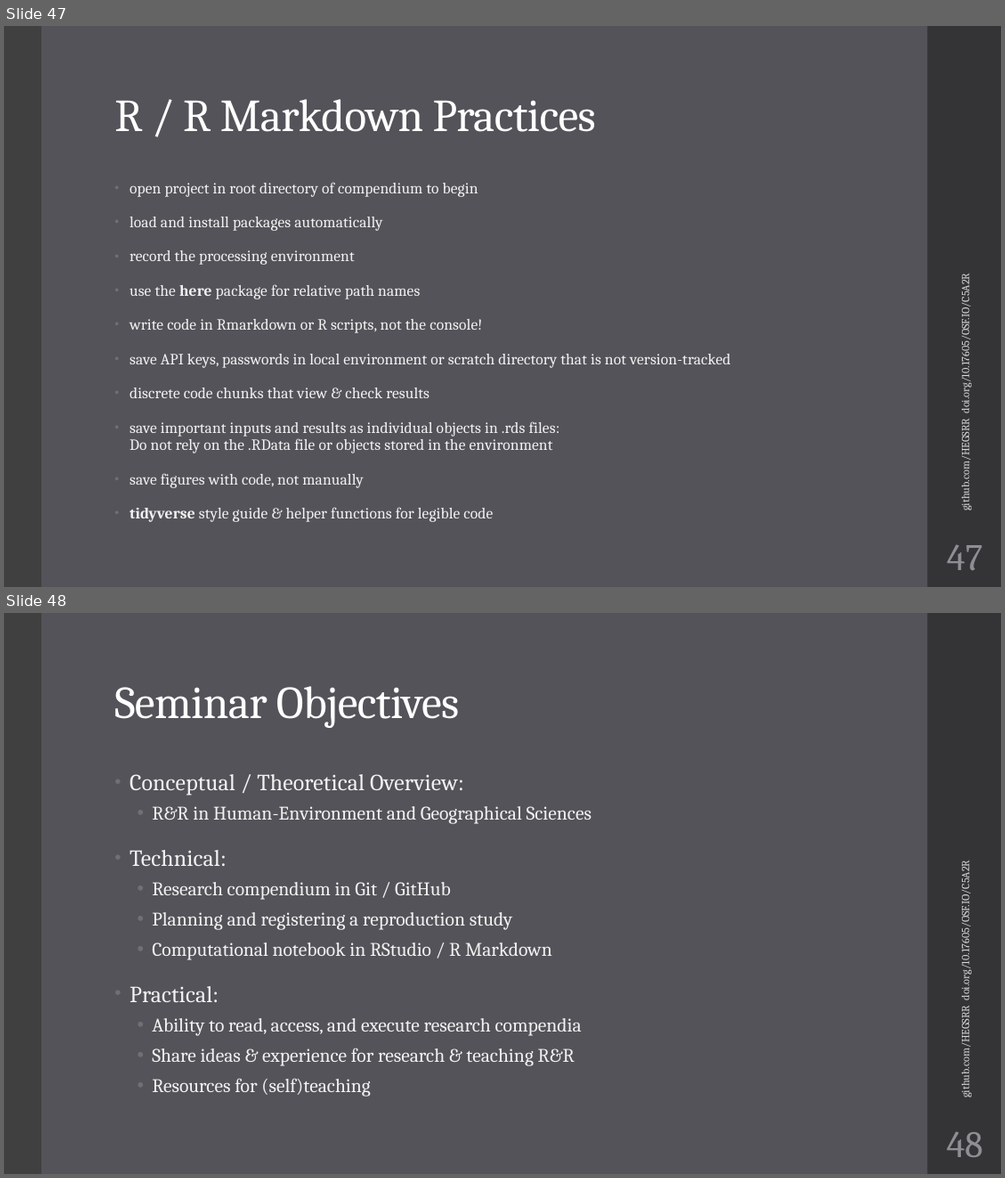
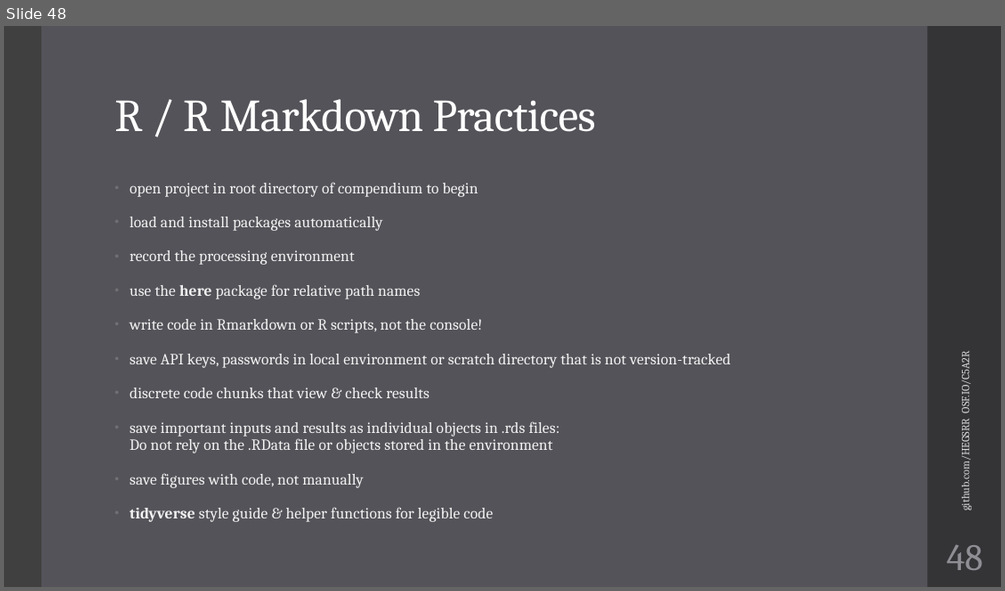
Before and after one commit to HEGSRR/UCGIS-Workshop, a slide deck: 01_Introduction.pptx. Shown one above the other, each under a label of ours: slides 47 and 48 before the commit, slide 48 after it. The pictures are 1005x1178 and 1005x591 pixels, drawn with LibreOffice and Linux fonts; fonts in the diff are those of the drawing. Boxes give left, top, right and bottom in pixels: in the first picture for what was removed or moved away, otherwise in the second. Text is boxed around its words. In the diff, an @@ line names an element or a change of style, - is before the commit and + after.

Commit message:
updated technical guide

```diff
--- a/01_Introduction.pptx
+++ b/01_Introduction.pptx
@@ slide 48 removed at [4, 613, 1001, 1174], background #535359; not listed: 2 template elements that a slide beside it also shows @@
@@ title removed at [114, 686, 459, 728] @@
-Seminar Objectives
@@ text removed at [129, 774, 582, 1096] @@
-• Conceptual / Theoretical Overview:
-  • R&R in Human-Environment and Geographical Sciences
-• Technical:
-  • Research compendium in Git / GitHub
-  • Planning and registering a reproduction study
-  • Computational notebook in RStudio / R Markdown
-• Practical:
-  • Ability to read, access, and execute research compendia
-  • Share ideas & experience for research & teaching R&R
-  • Resources for (self)teaching
@@ text removed at [957, 874, 971, 1095] @@
-github.com/HEGSRR doi.org/10.17605/OSF.IO/C5A2R
@@ page number removed at [947, 1131, 983, 1157] @@
-48
@@ what was slide 47 is now slide 48 @@
@@ slide 48 changed as well @@
@@ text at [957, 357, 971, 508]: text changed @@
-github.com/HEGSRR doi.org/10.17605/OSF.IO/C5A2R
+github.com/HEGSRR OSF.IO/C5A2R
@@ page number at [947, 544, 983, 570]: text changed @@
-47
+48
```
Also in this commit, not shown: 45 other slides changed, 2 slides added, 3 other files.
